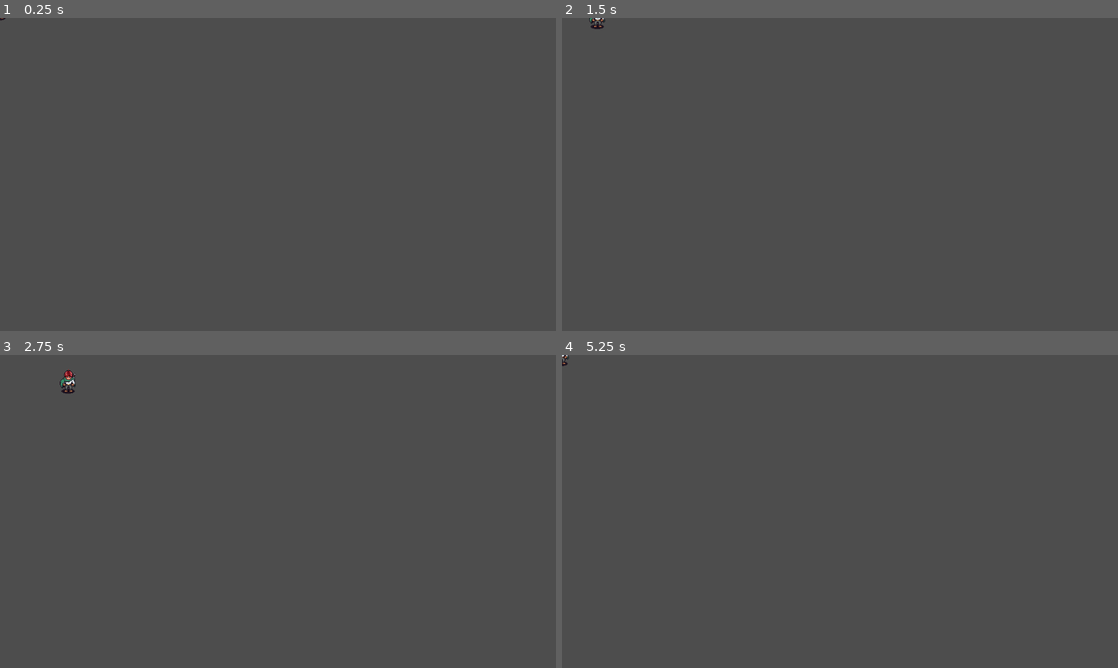
Above: before the commit, frames 1-4 (two rows, left to right).
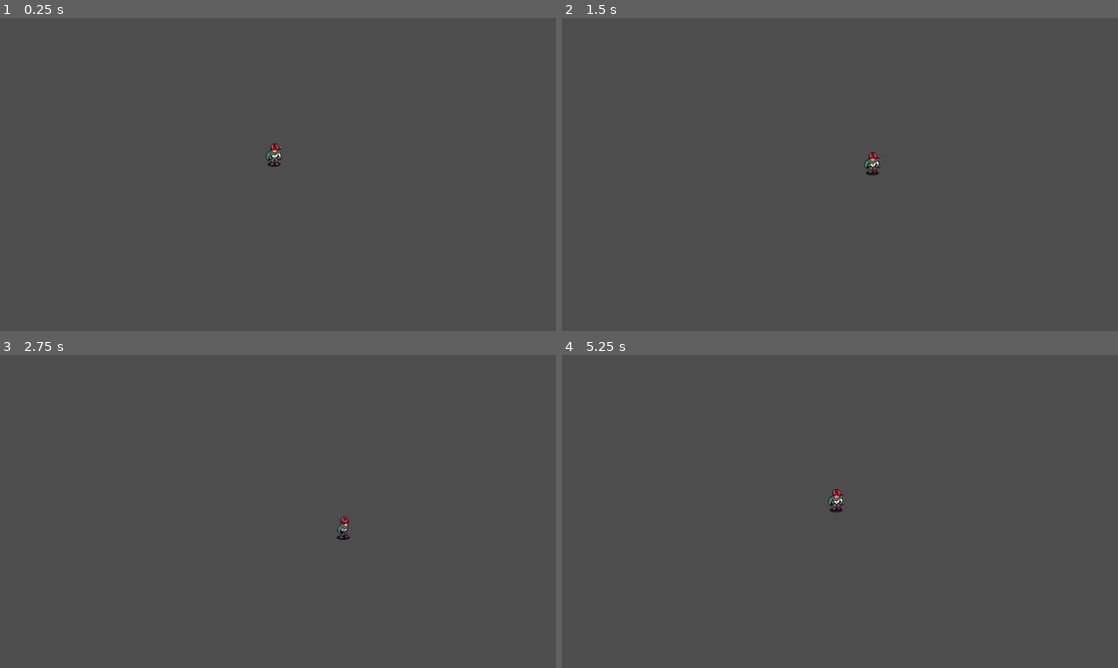
Above: after the commit, the same moments.

Repository: EchoGinDev/GodotTestGithub
Game: Godot game, scene res://playground.tscn
Same seed, same stepped clock (60 frames per second), same inputs: the game is played once before the commit and once after it.
Inputs:
- Up to frame 1 (0.25 s): no input
- Up to frame 2 (1.5 s): tap Enter at 0.5 s; hold Right (right) 0.53-1.28 s; hold Down (down) from 1.28 s (still down)
- Up to frame 3 (2.75 s): release Down (down) at 2.03 s; hold Right (right) from 2.03 s (still down)
- Up to frame 4 (5.25 s): release Right (right) at 2.78 s; hold Up (up) 2.78-3.53 s; hold Left (left) 3.53-5.03 s; hold Down (down) from 5.03 s (still down)

The runs differ from the first frame. In frame 1, 0.1% of the frame differs, in the area x 0-51%, y 0-48%; in frame 2, 0.2%; in frame 3, 0.3%, in the area x 10-63%, y 4-60%; in frame 4, 0.2%.

Commit message:
animasi gerak
menambahkan kode script untuk animasi gerak pada karakter

Diff:
--- a/Player/Scripts/player.gd
+++ b/Player/Scripts/player.gd
@@ -1,22 +1,65 @@
 class_name Player extends CharacterBody2D
 
+var cardinal_direction : Vector2 = Vector2.DOWN
+var direction : Vector2 = Vector2.ZERO
 var move_speed : float = 100.0
+var state : String = "idle"
 
+@onready var animation_player : AnimationPlayer = $AnimationPlayer
+@onready var sprite : Sprite2D = $Sprite2D
 
 func _ready():
 	pass
 
 
-
 func _process( delta ):
 
-	var direction : Vector2 = Vector2.ZERO
 	direction.x = Input.get_action_strength("right") - Input.get_action_strength("left")
 	direction.y = Input.get_action_strength("down") - Input.get_action_strength("up")
 
 	velocity = direction * move_speed
 
+	if SetState() == true || SetDirection() == true:
+		UpdateAniamtion()
 	pass
 
 func _physics_process( delta ):
 	move_and_slide()
+
+func SetDirection() -> bool:
+	var new_dir : Vector2 = cardinal_direction
+	if direction == Vector2.ZERO:
+		return false
+
+	if direction.y == 0:
+		new_dir = Vector2.LEFT if direction.x < 0 else Vector2.RIGHT
+	elif direction.x == 0:
+		new_dir = Vector2.UP if direction.y < 0 else Vector2.DOWN
+
+	if new_dir ==  cardinal_direction:
+		return false
+
+	cardinal_direction = new_dir
+	sprite.scale.x = -1 if cardinal_direction == Vector2.LEFT else 1
+	return true
+
+
+
+func SetState() -> bool:
+	var new_state : String = "idle" if direction== Vector2.ZERO else "walk"
+	if new_state == state:
+		return false
+	state = new_state
+	return true
+
+func UpdateAniamtion() -> void:
+	animation_player.play( state + "_" + AnimDirection())
+	pass
+
+func AnimDirection() -> String :
+	if cardinal_direction == Vector2.DOWN:
+		return "down"
+	elif cardinal_direction == Vector2.UP:
+		return "up"
+	else:
+		return "side"
--- a/Player/player.tscn
+++ b/Player/player.tscn
@@ -1,9 +1,137 @@
-[gd_scene load_steps=4 format=3 uid="uid://ee667v084hys"]
+[gd_scene load_steps=12 format=3 uid="uid://ee667v084hys"]
 
 [ext_resource type="Script" uid="uid://bn6ly3tqotpvk" path="res://Player/Scripts/player.gd" id="1_4ntmi"]
 [ext_resource type="Texture2D" uid="uid://20vqf4mcxmy1" path="res://Player/Sprites/ExamplePlayerSprite.png" id="1_l8h54"]
 
 [sub_resource type="CircleShape2D" id="CircleShape2D_edjgo"]
+
+[sub_resource type="Animation" id="Animation_4ntmi"]
+resource_name = "idle_down"
+length = 0.4
+loop_mode = 1
+tracks/0/type = "value"
+tracks/0/imported = false
+tracks/0/enabled = true
+tracks/0/path = NodePath("Sprite2D:frame")
+tracks/0/interp = 1
+tracks/0/loop_wrap = true
+tracks/0/keys = {
+"times": PackedFloat32Array(0, 0.2, 0.4),
+"transitions": PackedFloat32Array(1, 1, 1),
+"update": 1,
+"values": [0, 1, 2]
+}
+
+[sub_resource type="Animation" id="Animation_btcbx"]
+length = 0.001
+tracks/0/type = "value"
+tracks/0/imported = false
+tracks/0/enabled = true
+tracks/0/path = NodePath("Sprite2D:frame")
+tracks/0/interp = 1
+tracks/0/loop_wrap = true
+tracks/0/keys = {
+"times": PackedFloat32Array(0),
+"transitions": PackedFloat32Array(1),
+"update": 1,
+"values": [0]
+}
+
+[sub_resource type="Animation" id="Animation_gwnis"]
+resource_name = "idle_up"
+length = 0.4
+loop_mode = 1
+tracks/0/type = "value"
+tracks/0/imported = false
+tracks/0/enabled = true
+tracks/0/path = NodePath("Sprite2D:frame")
+tracks/0/interp = 1
+tracks/0/loop_wrap = true
+tracks/0/keys = {
+"times": PackedFloat32Array(0, 0.2, 0.4),
+"transitions": PackedFloat32Array(1, 1, 1),
+"update": 1,
+"values": [7, 8, 9]
+}
+
+[sub_resource type="Animation" id="Animation_k53q1"]
+resource_name = "idle_side"
+length = 0.4
+loop_mode = 1
+tracks/0/type = "value"
+tracks/0/imported = false
+tracks/0/enabled = true
+tracks/0/path = NodePath("Sprite2D:frame")
+tracks/0/interp = 1
+tracks/0/loop_wrap = true
+tracks/0/keys = {
+"times": PackedFloat32Array(0, 0.2, 0.4),
+"transitions": PackedFloat32Array(1, 1, 1),
+"update": 1,
+"values": [14, 15, 16]
+}
+
+[sub_resource type="Animation" id="Animation_fhl08"]
+resource_name = "walk_down"
+length = 0.3
+loop_mode = 1
+tracks/0/type = "value"
+tracks/0/imported = false
+tracks/0/enabled = true
+tracks/0/path = NodePath("Sprite2D:frame")
+tracks/0/interp = 1
+tracks/0/loop_wrap = true
+tracks/0/keys = {
+"times": PackedFloat32Array(0, 0.1, 0.2, 0.3),
+"transitions": PackedFloat32Array(1, 1, 1, 1),
+"update": 1,
+"values": [3, 4, 5, 6]
+}
+
+[sub_resource type="Animation" id="Animation_vtle1"]
+resource_name = "walk_side"
+length = 0.3
+loop_mode = 1
+tracks/0/type = "value"
+tracks/0/imported = false
+tracks/0/enabled = true
+tracks/0/path = NodePath("Sprite2D:frame")
+tracks/0/interp = 1
+tracks/0/loop_wrap = true
+tracks/0/keys = {
+"times": PackedFloat32Array(0, 0.1, 0.2, 0.3),
+"transitions": PackedFloat32Array(1, 1, 1, 1),
+"update": 1,
+"values": [17, 18, 19, 20]
+}
+
+[sub_resource type="Animation" id="Animation_od3ui"]
+resource_name = "walk_up"
+length = 0.3
+loop_mode = 1
+tracks/0/type = "value"
+tracks/0/imported = false
+tracks/0/enabled = true
+tracks/0/path = NodePath("Sprite2D:frame")
+tracks/0/interp = 1
+tracks/0/loop_wrap = true
+tracks/0/keys = {
+"times": PackedFloat32Array(0, 0.1, 0.2, 0.3),
+"transitions": PackedFloat32Array(1, 1, 1, 1),
+"update": 1,
+"values": [10, 11, 12, 13]
+}
+
+[sub_resource type="AnimationLibrary" id="AnimationLibrary_00tjw"]
+_data = {
+&"RESET": SubResource("Animation_btcbx"),
+&"idle_down": SubResource("Animation_4ntmi"),
+&"idle_side": SubResource("Animation_k53q1"),
+&"idle_up": SubResource("Animation_gwnis"),
+&"walk_down": SubResource("Animation_fhl08"),
+&"walk_side": SubResource("Animation_vtle1"),
+&"walk_up": SubResource("Animation_od3ui")
+}
 
 [node name="Player" type="CharacterBody2D"]
 script = ExtResource("1_4ntmi")
@@ -12,6 +140,11 @@
 shape = SubResource("CircleShape2D_edjgo")
 
 [node name="Sprite2D" type="Sprite2D" parent="."]
-position = Vector2(-1, -20)
+position = Vector2(569, 283)
 texture = ExtResource("1_l8h54")
 hframes = 21
+
+[node name="AnimationPlayer" type="AnimationPlayer" parent="."]
+libraries = {
+&"": SubResource("AnimationLibrary_00tjw")
+}
